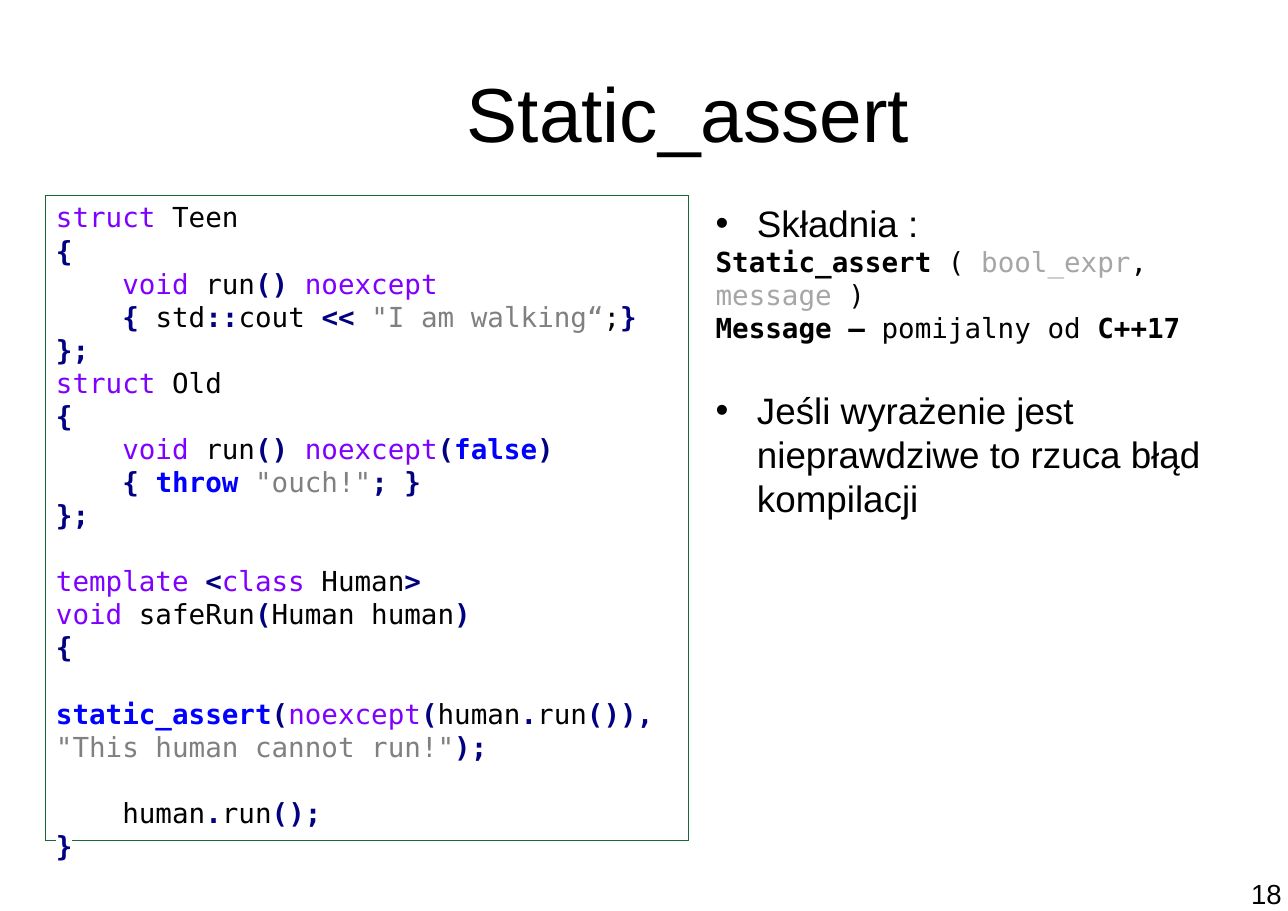
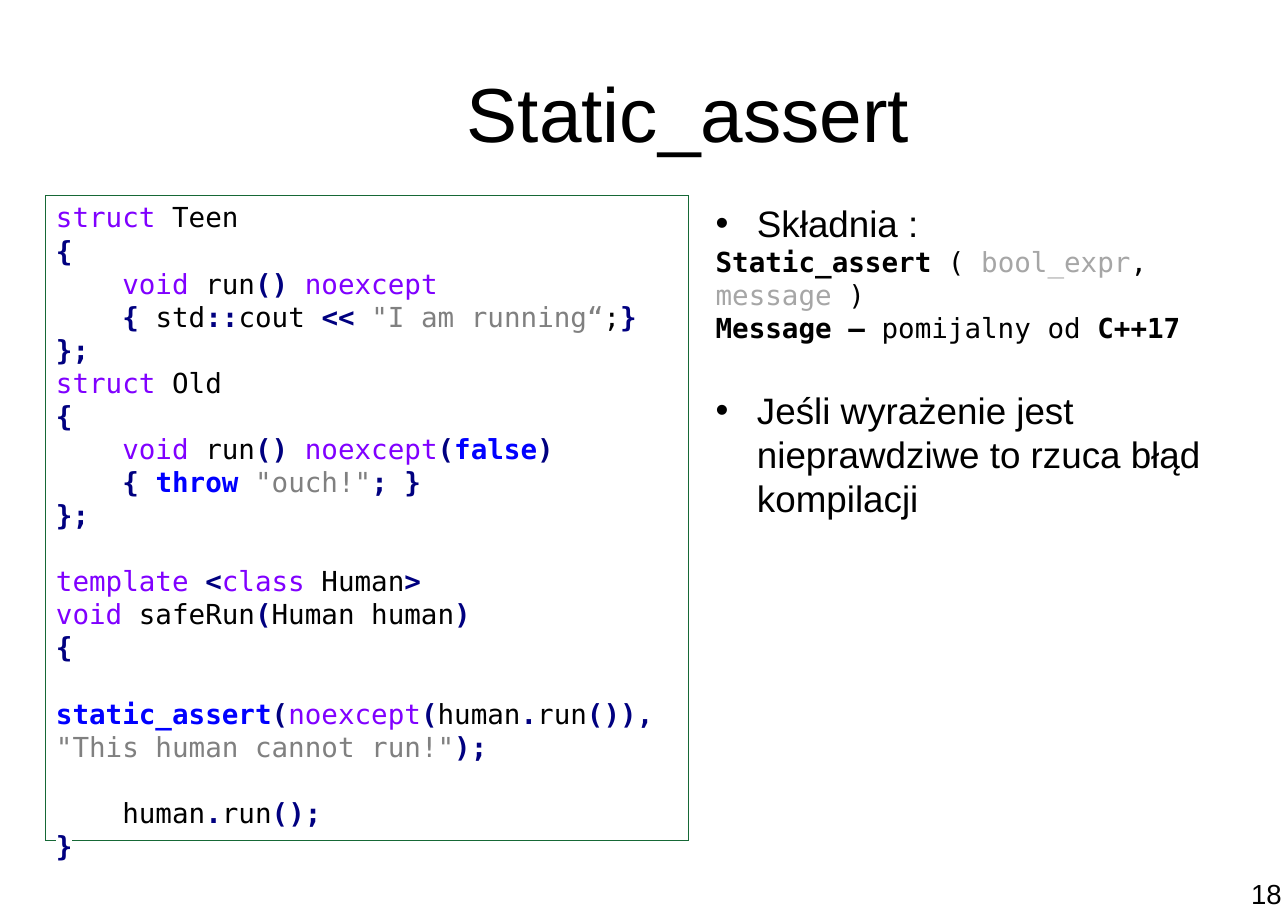
Before and after one commit to shoter/ADV_Seminarium, a slide deck: slide 18 of Prezentacja.pptm. Drawn at 1288x911 pixels with LibreOffice and Linux fonts; fonts in the diff are those of the drawing; background and template pictures are left out. Boxes give left, top, right and bottom in pixels: in the first picture for what was removed or moved away, otherwise in the second. Text is boxed around its words. In the diff, an @@ line names an element or a change of style, - is before the commit and + after.

```diff
--- a/Prezentacja.pptm
+++ b/Prezentacja.pptm
@@ text in rectangle at [156,306,637,333]: text changed @@
-{ std::cout << "I am walking“;}
+{ std::cout << "I am running“;}
```
Also in this commit, not shown: 2 other slides changed, 1 slide added.
